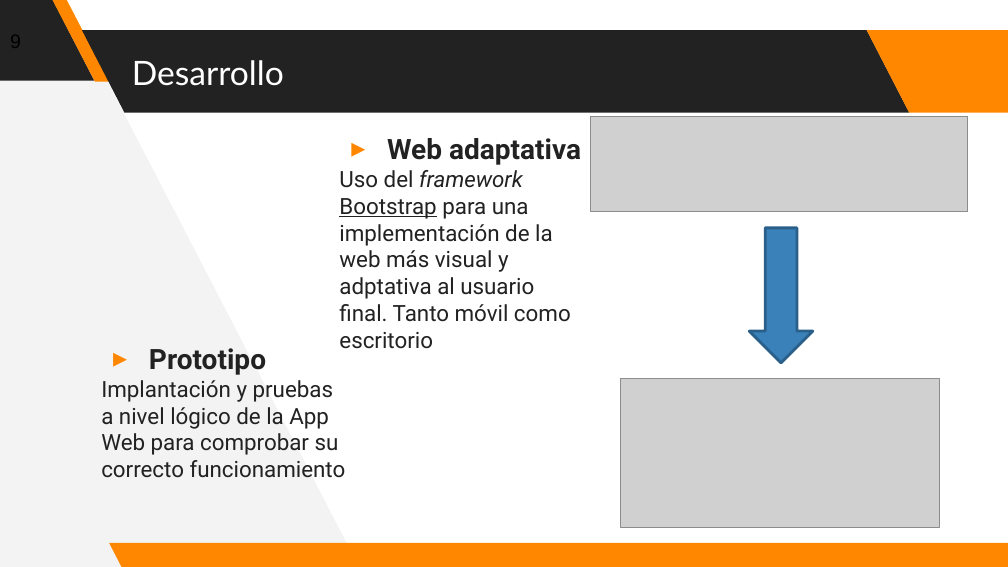
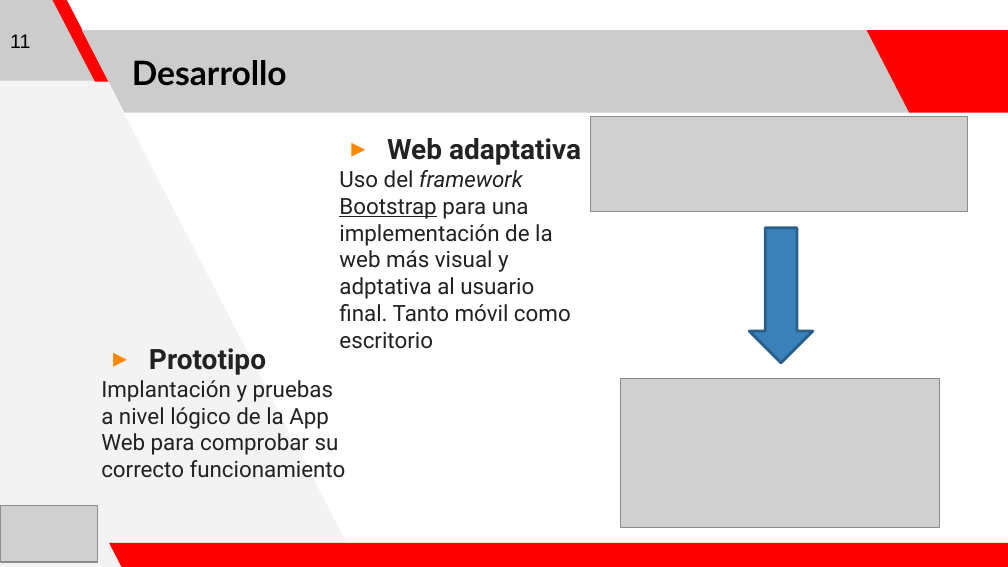
Before and after one commit to Linkk15/practicasEmpresa, a slide deck: slide 11 of appWebAngularJS/miPresent.pptx (slide 9 before the commit). Drawn at 1008x567 pixels with LibreOffice and Linux fonts; fonts in the diff are those of the drawing; grey boxes stand for pictures. Boxes give left, top, right and bottom in pixels: in the first picture for what was removed or moved away, otherwise in the second. Text is boxed around its words. In the diff, an @@ line names an element or a change of style, - is before the commit and + after.

```diff
--- a/appWebAngularJS/miPresent.pptx
+++ b/appWebAngularJS/miPresent.pptx
@@ parallelogram at <box>0,0,94,81</box>: fill #222222 to #CCCCCC @@
@@ page number added at <box>10,34,30,48</box>, 14 pt, text #000000 @@
+11
@@ parallelogram at <box>82,30,909,113</box>: fill #222222 to #CCCCCC @@
@@ title "Desarrollo" at <box>132,60,287,86</box>: text colour #FFFFFF to #000000, bold on @@
@@ picture added at <box>1,506,99,562</box> @@
@@ fill #FF8700 to #FF0000 in 3 elements at <box>52,0,110,82</box>, <box>867,30,1008,113</box>, <box>109,543,1008,567</box> @@
```
Also in this commit, not shown: 11 other slides changed, 3 slides added.
